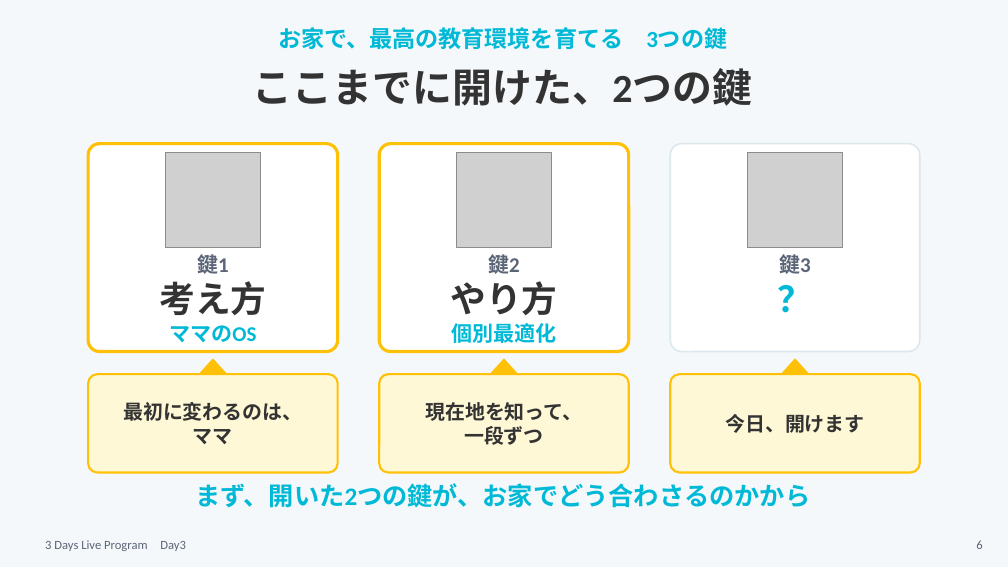
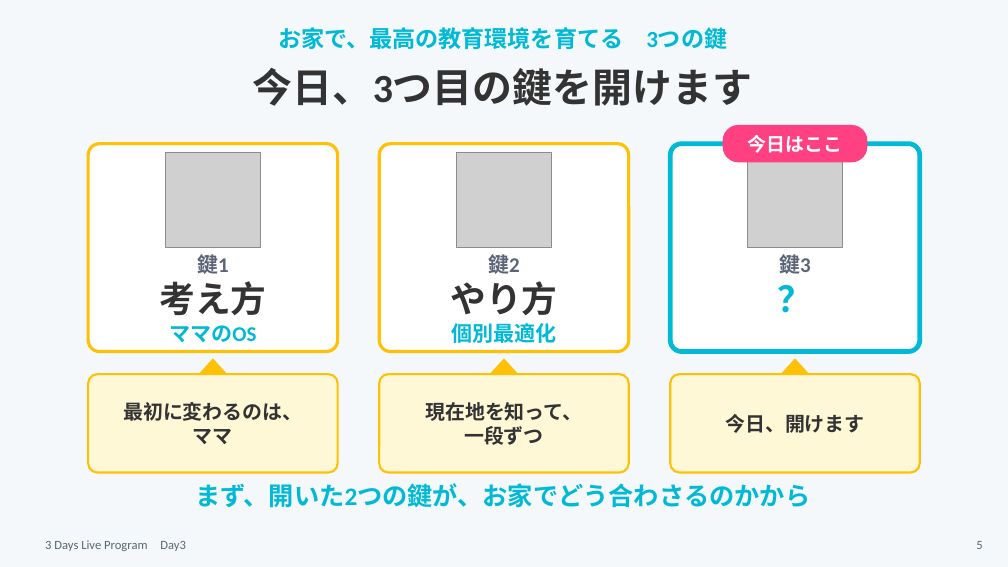
Before and after one commit to tanakayuc/static-pages, a slide deck: slide 5 of pigmarion-homeinter-3days-live/day3/v2/homeinter-day3-v2.pptx (slide 6 before the commit). Drawn at 1008x567 pixels with LibreOffice and Linux fonts; fonts in the diff are those of the drawing; grey boxes stand for pictures. Boxes give left, top, right and bottom in pixels: in the first picture for what was removed or moved away, otherwise in the second. Text is boxed around its words. In the diff, an @@ line names an element or a change of style, - is before the commit and + after.

```diff
--- a/pigmarion-homeinter-3days-live/day3/v2/homeinter-day3-v2.pptx
+++ b/pigmarion-homeinter-3days-live/day3/v2/homeinter-day3-v2.pptx
@@ text at [253,68,752,106]: text changed @@
-ここまでに開けた、2つの鍵
+今日、3つ目の鍵を開けます
@@ rounded rectangle at [671,144,920,352]: outline #DCE7EE 1.5 pt to #00B9D6 4.5 pt @@
@@ rounded rectangle added at [724,126,867,162], fill #FF4081, outline #FF4081 1 pt @@
@@ text added at [748,135,842,153], 18 pt, text #FFFFFF, bold @@
+今日はここ
@@ page number at [976,541,982,549]: text changed @@
-6
+5
```
Also in this commit, not shown: 1 other slide changed, 2 slides added, 3 slides removed, 47 other files.
